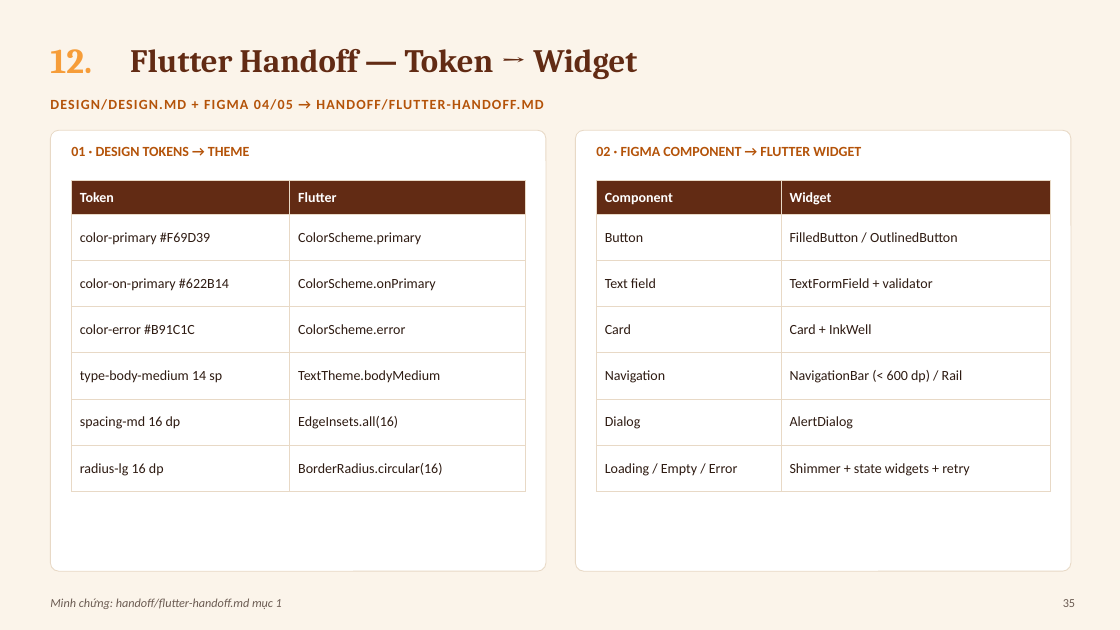
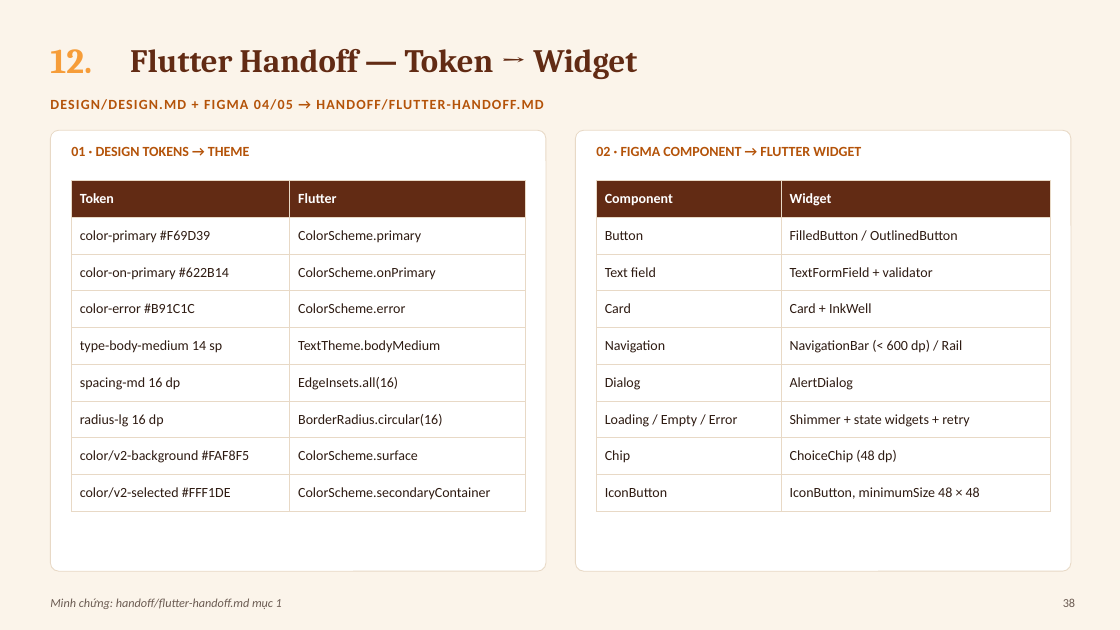
Before and after one commit to baonv0817/PRM323-Lab2-Group2, a slide deck: slide 38 of slides/BreakBite_Lab2_Presentation.pptx (slide 35 before the commit). Drawn at 1120x630 pixels with LibreOffice and Linux fonts; fonts in the diff are those of the drawing. Boxes give left, top, right and bottom in pixels: in the first picture for what was removed or moved away, otherwise in the second. Text is boxed around its words. In the diff, an @@ line names an element or a change of style, - is before the commit and + after.

```diff
--- a/slides/BreakBite_Lab2_Presentation.pptx
+++ b/slides/BreakBite_Lab2_Presentation.pptx
@@ table at [71,181,525,512] @@
+row 8: color/v2-background #FAF8F5 | ColorScheme.surface
+row 9: color/v2-selected #FFF1DE | ColorScheme.secondaryContainer
@@ table at [597,181,1050,512] @@
+row 8: Chip | ChoiceChip (48 dp)
+row 9: IconButton | IconButton, minimumSize 48 × 48
```
Also in this commit, not shown: 17 other slides changed, 4 slides added, 17 other files.
